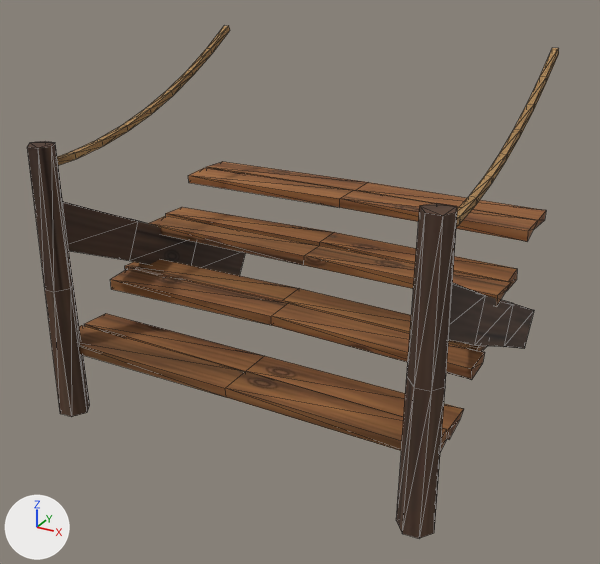
A saved change to the glTF model public/assets/world/pier_steps/model.glb.
Before and after are seen from a 50 mm camera at (1.87, -3.47, 2.34) aimed at (0.02, -0.1, 0.66). The axes (+X, +Y, +Z) are drawn at lower left. The lights are the same throughout. The older version comes first. Mesh edges are drawn as thin lines. Vertices at exactly the same position are counted once.

In view in the first picture: 'pier_steps'.
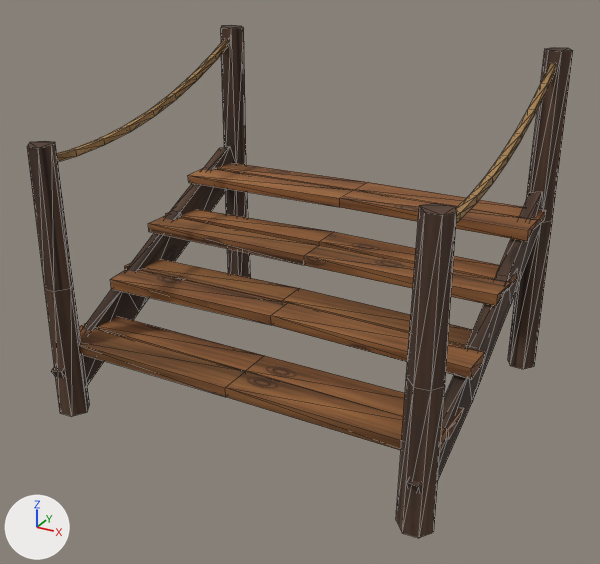
Changed parts and their boxes (x1, y1, x2, y2) in the pictures (600 x 564 px; the box of a moved part takes in the faces that stretch with it):
'pier_steps', reshaped, moved, rescaled: before (27, 25, 559, 538); after (27, 26, 573, 538)
part 1 of me_pier_steps, moved or reshaped: before (79, 325, 447, 452); after (79, 325, 446, 450)
part 2 of me_pier_steps, moved or reshaped: before (84, 313, 464, 439); after (84, 316, 464, 439)
part 3 of me_pier_steps, moved or reshaped: before (110, 268, 485, 380); after (110, 270, 485, 379)
part 4 of me_pier_steps, moved or reshaped: before (148, 216, 511, 307); after (148, 216, 511, 306)
part 5 of me_pier_steps, moved or reshaped: before (63, 202, 245, 276); after (51, 146, 233, 385)
part 6 of me_pier_steps, moved or reshaped: before (27, 141, 90, 417); after (27, 141, 90, 416)
part 7 of me_pier_steps, moved or reshaped: before (57, 25, 230, 166); after (57, 39, 229, 162)
part 8 of me_pier_steps, moved or reshaped: before (448, 282, 534, 349); after (407, 192, 542, 492)
part 9 of me_pier_steps, added (brown): after (508, 48, 573, 369)
part 10 of me_pier_steps, moved or reshaped: (396, 203, 457, 538) in both
part 11 of me_pier_steps, moved or reshaped: before (456, 48, 559, 227); after (456, 63, 556, 223)
part 12 of me_pier_steps, added (brown): after (221, 26, 251, 278)
part 13 of me_pier_steps, moved or reshaped: before (125, 162, 546, 351); after (125, 163, 546, 347)

The change, as a list of edits to the scene's bpy script:
```text
Change me_pier_steps:
    used by ob_pier_steps; location = (0.0, 0.0, 0.882); scale = (1.03, 1.03, 1.03)
    remove me_pier_steps.from_pydata(...)  # 236 vertices, 408 faces; spans x -1.0..1.0, y -0.83..0.83, z -0.86..0.86
    add me_pier_steps.from_pydata(...)  # 272 vertices, 464 faces; spans x -1.0..1.0, y -0.85..0.85, z -0.84..0.84
    me_pier_steps part 1: the loose piece of 12 vertices spanning x -0.98..0.98, y -0.75..-0.58, z -0.54..-0.48 is moved by (0.0, 0.01, 0.01)
    me_pier_steps part 2: the loose piece of 12 vertices spanning x -0.97..0.97, y -0.58..-0.41, z -0.54..-0.47 is moved by (0.0, 0.01, 0.01)
    me_pier_steps part 3: the loose piece of 12 vertices spanning x -0.96..0.99, y -0.38..-0.21, z -0.35..-0.28 is moved by (0.0, 0.0, 0.01)
    me_pier_steps part 4: the loose piece of 12 vertices spanning x -0.99..0.98, y -0.02..0.16, z -0.17..-0.11 is moved by (0.0, 0.0, 0.01)
    me_pier_steps part 5: the loose piece of 16 vertices spanning x -0.96..-0.89, y -0.81..0.83, z -0.73..0.23 is turned 53.1 degrees about the x axis through its middle and scaled by 0.993, then moved by (0.0, -0.05, -0.05)
    me_pier_steps part 6: the loose piece of 18 vertices spanning x -1.0..-0.84, y -0.83..-0.7, z -0.86..0.5 is moved by (0.0, 0.01, 0.01)
    me_pier_steps part 7: the loose piece of 36 vertices spanning x -0.93..-0.9, y -0.76..0.75, z 0.39..0.86 is turned -2.8 degrees about the x axis through its middle and scaled by 1.01, then moved by (0.0, 0.03, -0.01)
    me_pier_steps part 8: the loose piece of 16 vertices spanning x 0.89..0.96, y -0.8..0.83, z -0.73..0.22 is turned 53.1 degrees about the x axis through its middle and scaled by 0.993, then moved by (-0.01, -0.05, -0.04)
    me_pier_steps part 9: the loose piece of 18 vertices spanning x -1.0..-0.84, y -0.83..-0.7, z -0.86..0.5 is copied, and the copy is scaled about its middle by (0.97, 0.987, 1.24), then moved by (1.84, 1.55, 0.18); it spans x 0.85..1.0, y 0.72..0.85, z -0.84..0.84
    me_pier_steps part 10: the loose piece of 18 vertices spanning x 0.84..1.0, y -0.83..-0.68, z -0.86..0.5 is moved by (-0.01, 0.01, 0.01)
    me_pier_steps part 11: the loose piece of 36 vertices spanning x 0.91..0.94, y -0.76..0.75, z 0.39..0.86 is turned -2.8 degrees about the x axis through its middle and scaled by 1.01, then moved by (-0.01, 0.03, -0.01)
    me_pier_steps part 12: a new loose piece of 18 vertices spanning x -1.0..-0.83, y 0.71..0.85, z -0.84..0.84, in mat_cove_atlas
    me_pier_steps part 13
    42 vertices are removed from x -1.0..0.98, y -0.21..0.7, z -0.35..0.08
    80 faces are deleted
    6 vertices move within x -1.0..0.98, y -0.2..0.53, z -0.29..0.08
    36 vertices are added at x -0.99..0.98, y -0.21..0.7, z -0.34..0.09
    6 new vertices lie (0.0, 0.16, 0.0) away from vertices in x -0.03..0.95, y -0.2..0.53, z -0.32..0.09
    80 new faces join them
Change ob_pier_steps:
    ob_pier_steps.location: (0.0, 0.0, 0.882) -> (0.0, 0.0, 0.875)
    ob_pier_steps.scale: (1.03, 1.03, 1.03) -> (1.04, 1.04, 1.04)
```
